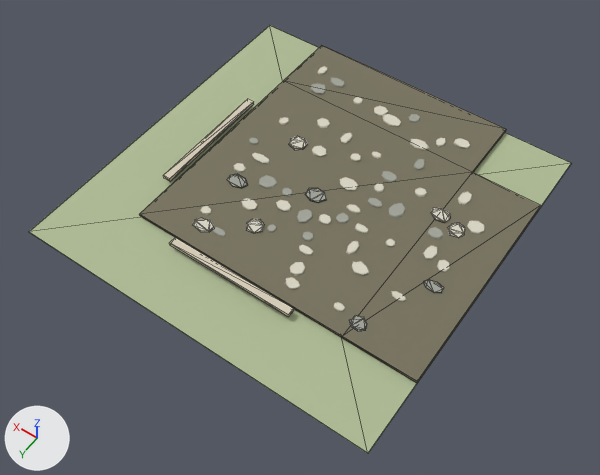
The glTF model frontend/public/assets/buildings/roads/common_road/common_road_corner_sw_active.glb: old version first, new version second.
Camera for both pictures: a camera (50 mm lens) standing at (-2.87, 4.16, 5.84) and looking at (-0.12, 0.31, -0.21). Lighting does not change. The marker at lower left points along +X, +Y and +Z. The older version comes first. Mesh edges are drawn as thin lines on the coarser meshes. Vertices at exactly the same position are counted once.

The older version as bpy lines, for what is in view:
```python
ob_sm_road_connected_surface_100 = bpy.data.objects.new('SM_road_connected_surface.100', me_sm_road_connected_surface_100)
ob_sm_road_connected_surface_100.location = (0.0, 0.0, 0.0)
ob_sm_road_grass_tile_100 = bpy.data.objects.new('SM_road_grass_tile.100', me_cube_1198)
ob_sm_road_grass_tile_100.location = (0.0, 0.0, 0.002)
ob_sm_shoulder_edge_096 = bpy.data.objects.new('SM_shoulder_edge.096', me_cube_1199)
ob_sm_shoulder_edge_096.location = (1.17, 0.0, 0.073)
# also in view: 'SM_shoulder_edge.097' at (0.0, 1.17, 0.07)
```
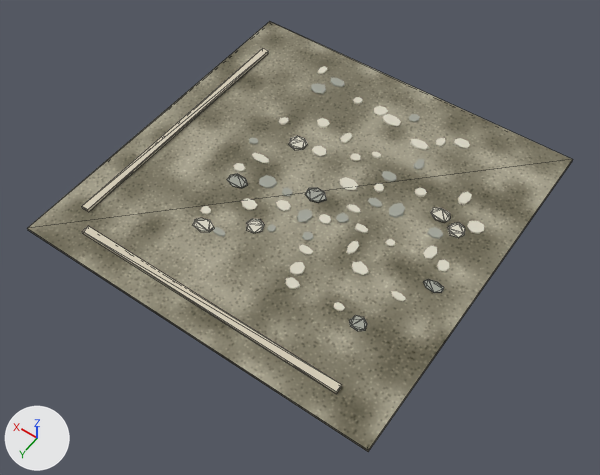
Location of each change, (x1, y1, x2, y2) in pixels of the pictures (600 x 475 px):
'SM_road_connected_surface.100', surface changed, reshaped (36% wider, 27% taller)
    before: (139, 45, 541, 383)
    after: (27, 22, 573, 452)
'SM_road_grass_tile.100', deleted
    before: (29, 25, 571, 453)

The change, as a list of edits to the scene's bpy script:
```text
Change mat_mat_common_road_surface:
    remove n3 = _N.new('ShaderNodeUVMap'); n3.name = 'UV Map'
    remove n3.uv_map = 'UVMap.-01'
    where n2 = _N.new('ShaderNodeTexImage'); n2.name = 'Image Texture'
    remove _L.new(n3.outputs[0], n2.inputs[0])  # 'UV' to 'Vector'
Change me_sm_road_connected_surface_100:
    used by ob_sm_road_connected_surface_100; location = (0.0, 0.0, 0.0)
    remove me_sm_road_connected_surface_100.from_pydata(...)  # 16 vertices, 28 faces; spans x -1.8..1.1, y -1.8..1.1, z 0.03..0.05
    add me_sm_road_connected_surface_100.from_pydata(...)  # 8 vertices, 12 faces; spans x -1.8..1.8, y -1.8..1.8, z 0.03..0.05
    me_sm_road_connected_surface_100 part 1: the whole mesh is rebuilt
Remove ob_sm_road_grass_tile_100:
    ob_sm_road_grass_tile_100 = bpy.data.objects.new('SM_road_grass_tile.100', me_cube_1198)
    ob_sm_road_grass_tile_100.location = (0.0, 0.0, 0.002)
```
